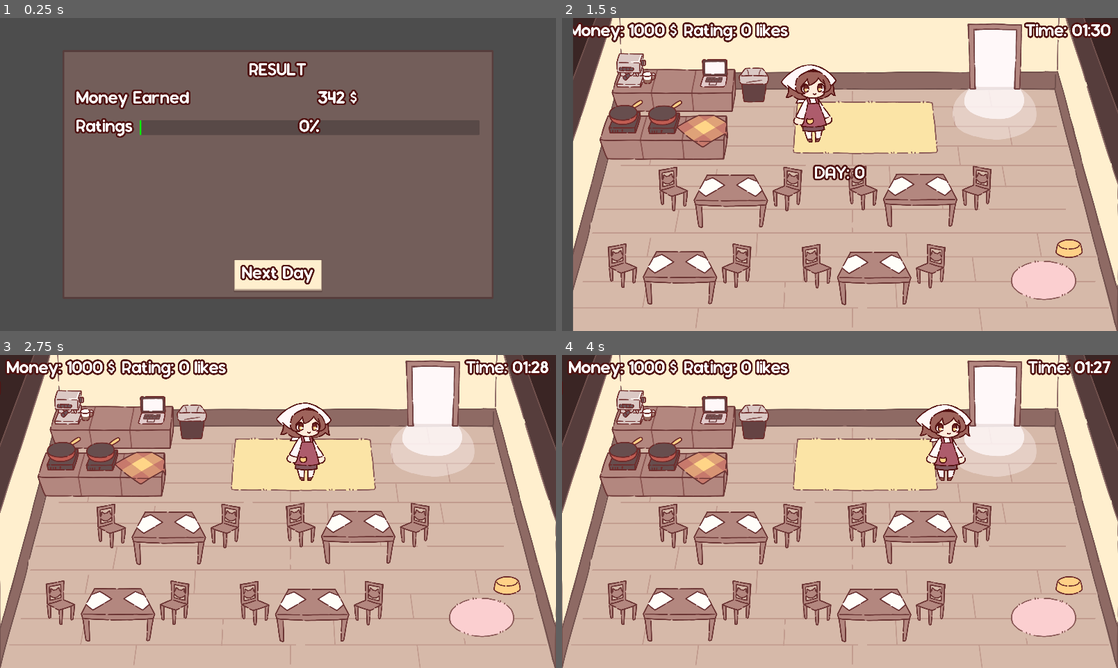
Above: before the commit, frames 1-4 (two rows, left to right).
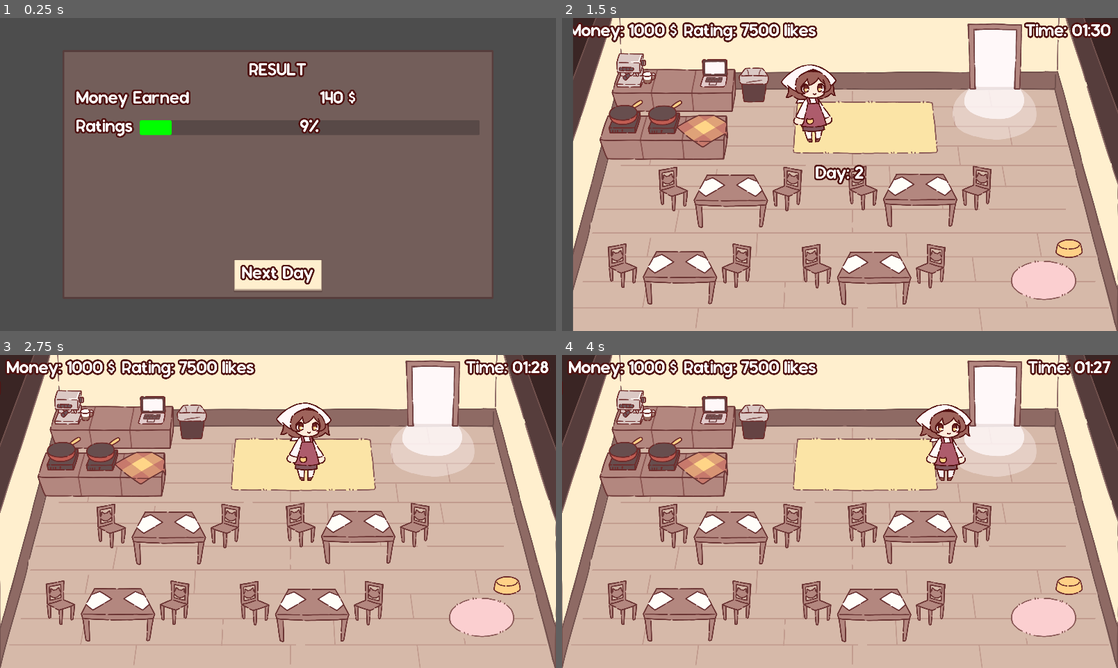
Above: after the commit, the same moments.

Repository: NuTrynity/Little-Cat-Cafe
Game: Godot game, scene res://Nodes/UI/result_screen.tscn
The game is run twice, just before and just after one commit, with the same random seed, the same clock (stepped at 60 frames per second) and the same inputs. This scene is started directly instead of the project's main scene.
Inputs (mouse positions are in pixels of both pictures, inside the frame that each line leads up to):
- Up to frame 1 (0.25 s): no input
- Up to frame 2 (1.5 s): click "Next Day" at 0.5 s; move the mouse to (962, 158) at 1.27 s; hold Right (move_right) from 1.28 s (still down); hold E (interact) from 1.28 s (still down); click (962, 158) at 1.42 s
- Up to frame 3 (2.75 s): release Right (move_right) at 2 s; release E (interact) at 2 s; drag from (166, 527) to (433, 426) at 2.02 s
- Up to frame 4 (4 s): move the mouse to (895, 442) at 2.77 s; hold Right (move_right) 2.78-3.5 s; hold E (interact) 2.78-3.5 s; drag from (812, 574) to (712, 426) at 3.52 s

The runs differ from the first frame. In frame 1, 0.5% of the frame differs, in the area x 25-65%, y 22-38%; in frame 2, 0.8%, in the area x 32-55%, y 1-54%; in frame 3, 0.5%; in frame 4, 0.5%.

Commit message:
changed back the result screen

Diff:
--- a/Scripts/UIScripts/game_condition.gd
+++ b/Scripts/UIScripts/game_condition.gd
@@ -12,7 +12,7 @@
 
 func _ready():
 	game_manager.day_end.connect(_end_day)
-
+	$DayLabel.text = "Day: " + str(GlobalScript.days)
 	next_day()
 
 func next_day():
--- a/Scripts/UIScripts/result_screen.gd
+++ b/Scripts/UIScripts/result_screen.gd
@@ -7,22 +7,26 @@
 @onready var update_timer = Timer.new()
 
 var curr_money : int
-var curr_rating : float
+var curr_rating : int
 var clicksfx = load("res://Assets/SFX/click_sfx.ogg")
+var victory_music = load("res://Assets/Music/Good Job!.wav")
 
 func _ready():
 	progress_bar.max_value = quota
+	player_resource.rating = quota
 
-func _process(_delta):
-	#progress_bar.value = curr_rating
-	progress_bar.value = lerp(progress_bar.value, curr_rating, 0.03)
+func _process(delta):
+	progress_bar.value = curr_rating
 	money.text = str(curr_money) + " $"
 
 	if curr_money < GlobalScript.cash_on_hand:
-		curr_money = lerp(curr_money, GlobalScript.cash_on_hand, 0.03)
+		curr_money += 10
 
 	if curr_rating < player_resource.rating:
-		curr_rating += player_resource.rating
+		curr_rating += 50
+
+		if curr_rating >= quota:
+			AudioManager.play_sound(victory_music)
 
 func _on_next_day_pressed():
 	GlobalScript.days += 1
